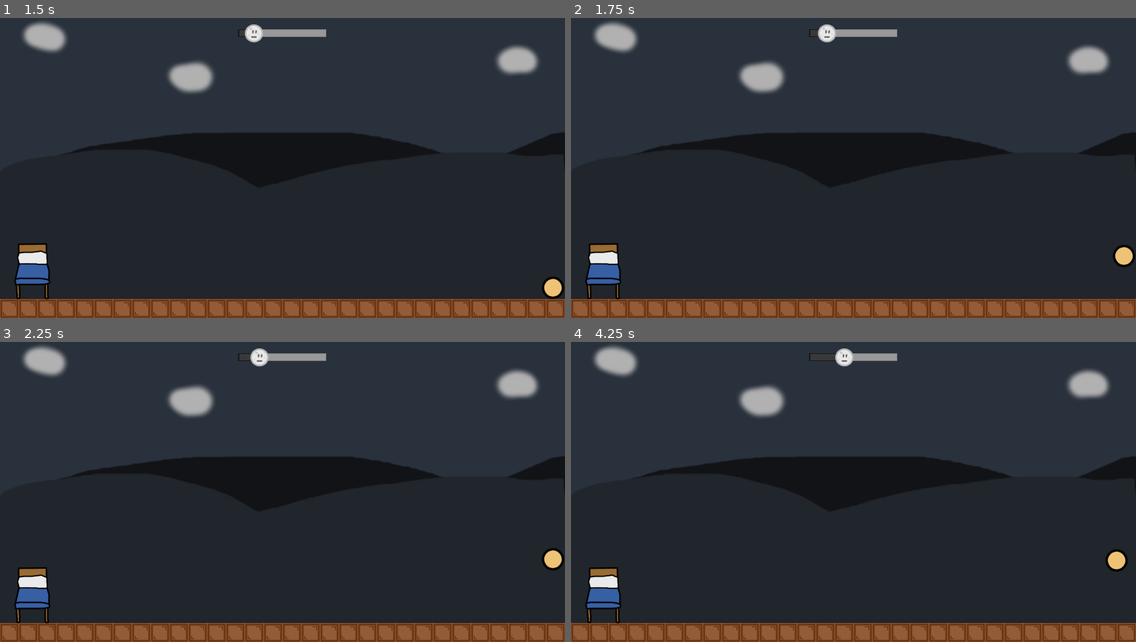
Above: before the commit, frames 1-4 (two rows, left to right).
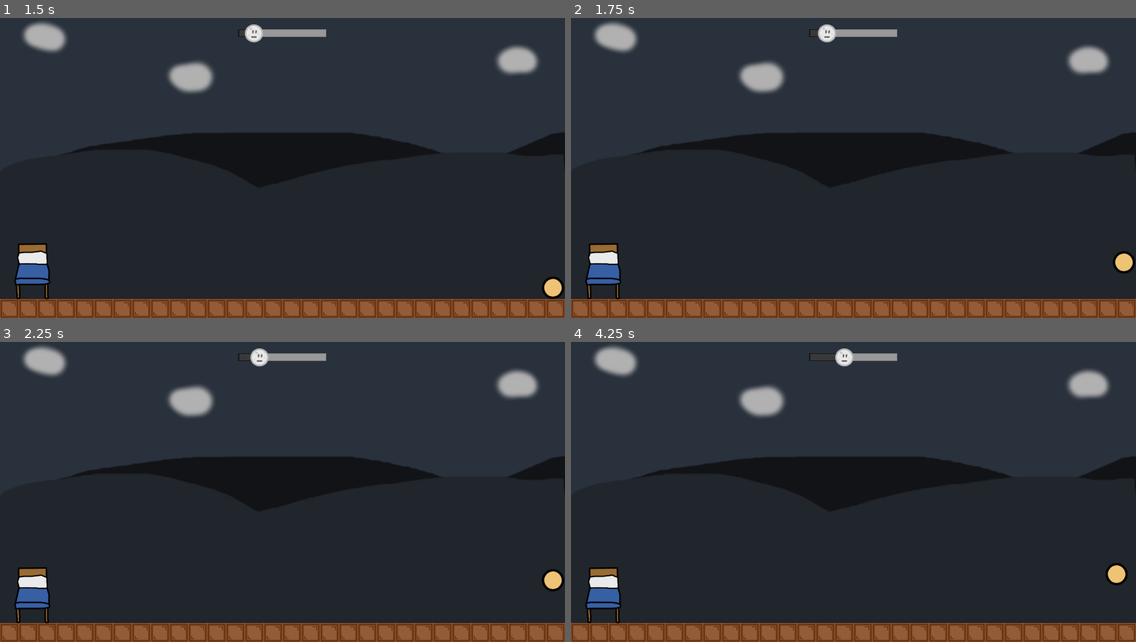
Above: after the commit, the same moments.

Repository: moisesjbc/a-la-cama
Game: Godot game, scene res://gui/menus/main_menu/main_menu.tscn
Same seed, same stepped clock (60 frames per second), same inputs: the game is played once before the commit and once after it.
Inputs:
- Up to frame 1 (1.5 s): click "JUGAR" at 0.5 s; tap Enter at 1.25 s; hold D (ui_right) from 1.28 s (still down)
- Up to frame 2 (1.75 s): keep holding D (ui_right); tap Space at 1.52 s
- Up to frame 3 (2.25 s): keep holding D (ui_right)
- Up to frame 4 (4.25 s): tap Space at 2.27, 3.77 s; release D (ui_right) at 2.78 s; hold A (ui_left) 2.78-3.53 s; hold D (ui_right) from 3.53 s (still down)

Frame 1 is identical in both runs. In frame 2, 0.2% of the frame differs, in the area x 95-100%, y 75-86%; in frame 3, 0.4%, in the area x 95-100%, y 68-84%; in frame 4, 0.4%.

Commit message:
Add level section a4 including gravity platform

Diff:
--- /dev/null
+++ b/godot-project/gameplay/gravity_platform/gravity_platform.gd
@@ -0,0 +1,10 @@
+extends Area2D
+
+
+func _ready():
+	$arrow_sprite/animation_player.play("arrow_movement")
+
+
+func _on_gravity_platform_body_entered(body):
+	if body.name == "player":
+		body.invert_gravity()
--- /dev/null
+++ b/godot-project/gameplay/gravity_platform/gravity_platform.tscn
@@ -0,0 +1,93 @@
+[gd_scene load_steps=8 format=2]
+
+[ext_resource path="res://gameplay/gravity_platform/gravity_platform.png" type="Texture" id=1]
+[ext_resource path="res://gameplay/gravity_platform/gradient.png" type="Texture" id=2]
+[ext_resource path="res://gameplay/gravity_platform/arrow.png" type="Texture" id=3]
+[ext_resource path="res://gameplay/gravity_platform/gravity_platform.gd" type="Script" id=4]
+
+[sub_resource type="Animation" id=3]
+length = 0.001
+tracks/0/type = "value"
+tracks/0/path = NodePath(".:modulate")
+tracks/0/interp = 1
+tracks/0/loop_wrap = true
+tracks/0/imported = false
+tracks/0/enabled = true
+tracks/0/keys = {
+"times": PoolRealArray( 0 ),
+"transitions": PoolRealArray( 1 ),
+"update": 0,
+"values": [ Color( 1, 1, 1, 0 ) ]
+}
+tracks/1/type = "value"
+tracks/1/path = NodePath(".:position")
+tracks/1/interp = 1
+tracks/1/loop_wrap = true
+tracks/1/imported = false
+tracks/1/enabled = true
+tracks/1/keys = {
+"times": PoolRealArray( 0 ),
+"transitions": PoolRealArray( 1 ),
+"update": 0,
+"values": [ Vector2( -1, 24 ) ]
+}
+
+[sub_resource type="Animation" id=2]
+resource_name = "arrow_movement"
+length = 2.0
+loop = true
+tracks/0/type = "value"
+tracks/0/path = NodePath(".:modulate")
+tracks/0/interp = 1
+tracks/0/loop_wrap = true
+tracks/0/imported = false
+tracks/0/enabled = true
+tracks/0/keys = {
+"times": PoolRealArray( 0, 1, 2 ),
+"transitions": PoolRealArray( 1, 1, 1 ),
+"update": 0,
+"values": [ Color( 1, 1, 1, 0 ), Color( 1, 1, 1, 1 ), Color( 1, 1, 1, 0 ) ]
+}
+tracks/1/type = "value"
+tracks/1/path = NodePath(".:position")
+tracks/1/interp = 1
+tracks/1/loop_wrap = true
+tracks/1/imported = false
+tracks/1/enabled = true
+tracks/1/keys = {
+"times": PoolRealArray( 0, 1, 2 ),
+"transitions": PoolRealArray( 1, 1, 1 ),
+"update": 0,
+"values": [ Vector2( -1, 30 ), Vector2( -1, 15 ), Vector2( -1, 0 ) ]
+}
+
+[sub_resource type="RectangleShape2D" id=1]
+extents = Vector2( 31.5, 38 )
+
+[node name="gravity_platform" type="Area2D"]
+collision_layer = 64
+script = ExtResource( 4 )
+
+[node name="platform_sprite" type="Sprite" parent="."]
+position = Vector2( -3, 0 )
+texture = ExtResource( 1 )
+
+[node name="gradient_sprite" type="Sprite" parent="."]
+position = Vector2( -3, 0 )
+texture = ExtResource( 2 )
+
+[node name="arrow_sprite" type="Sprite" parent="."]
+modulate = Color( 1, 1, 1, 0 )
+position = Vector2( -1, 24 )
+scale = Vector2( 0.75, 0.75 )
+texture = ExtResource( 3 )
+
+[node name="animation_player" type="AnimationPlayer" parent="arrow_sprite"]
+anims/RESET = SubResource( 3 )
+anims/arrow_movement = SubResource( 2 )
+
+[node name="collision_shape" type="CollisionShape2D" parent="."]
+position = Vector2( -1.5, 26 )
+shape = SubResource( 1 )
+
+[connection signal="body_entered" from="." to="." method="_on_gravity_platform_body_entered"]
--- a/godot-project/gameplay/level/level.gd
+++ b/godot-project/gameplay/level/level.gd
@@ -1,6 +1,7 @@
 extends Node2D
 
 signal player_reached_bed
+export var enforced_alternative_scene_name: String = ""
 
 
 var alternative_defs = [
@@ -51,7 +52,10 @@
 	if current_level_index % 2 == 1:
 		fixed_elements_scale = -1
 
-	update_valid_alternatives(current_level_index)
+	if enforced_alternative_scene_name == "":
+		update_valid_alternatives(current_level_index)
+	else:
+		valid_alternatives = [load("res://gameplay/level_section/alternatives/" + enforced_alternative_scene_name + ".tscn")]
 
 	$fixed_elements.scale.x = fixed_elements_scale
 	for level_section in $level_sections.get_children():
--- /dev/null
+++ b/godot-project/gameplay/level_section/alternatives/a4.tscn
@@ -0,0 +1,34 @@
+[gd_scene load_steps=5 format=2]
+
+[ext_resource path="res://gameplay/tilesets/obstacles_tileset/obstacles_tileset.tres" type="TileSet" id=1]
+[ext_resource path="res://gameplay/level_section/obstacles.gd" type="Script" id=2]
+[ext_resource path="res://gameplay/tilesets/terrain_tileset/terrain_tileset.tres" type="TileSet" id=3]
+[ext_resource path="res://gameplay/gravity_platform/gravity_platform.tscn" type="PackedScene" id=4]
+
+[node name="a4" type="Node2D"]
+
+[node name="terrain" type="TileMap" parent="."]
+tile_set = ExtResource( 3 )
+collision_layer = 2
+format = 1
+tile_data = PoolIntArray( -131073, 0, 0, -196608, 0, 0, -65541, 0, 0, -65540, 0, 0, -65539, 0, 0, -65538, 0, 0, -131071, 0, 0, -131070, 0, 0, -131069, 0, 0, -131068, 0, 0 )
+
+[node name="obstacles" type="Area2D" parent="."]
+collision_layer = 32
+script = ExtResource( 2 )
+
+[node name="obstacles" type="TileMap" parent="obstacles"]
+tile_set = ExtResource( 1 )
+collision_use_parent = true
+collision_layer = 32
+format = 1
+tile_data = PoolIntArray( -65537, 1610612736, 0, -131072, 1610612736, 0, 458748, 0, 0, 458749, 0, 0, 458750, 0, 0, 458751, 0, 0, 393216, 0, 0, 393217, 0, 0, 393218, 0, 0, 393219, 0, 0 )
+
+[node name="gravity_platform" parent="." instance=ExtResource( 4 )]
+position = Vector2( 289, 385 )
+
+[node name="gravity_platform2" parent="." instance=ExtResource( 4 )]
+position = Vector2( -286, 3 )
+scale = Vector2( 1, -1 )
+
+[connection signal="body_entered" from="obstacles" to="obstacles" method="_on_obstacles_body_entered"]
--- a/godot-project/gameplay/player/player.gd
+++ b/godot-project/gameplay/player/player.gd
@@ -2,7 +2,7 @@
 
 export var GRAVITY: int = 1000
 export var SPEED: int = 500
-const UP: Vector2 = Vector2(0, -1)
+var UP: Vector2 = Vector2(0, -1)
 export var JUMP_SPEED: int = 500
 
 var vertical_speed = 0
@@ -11,6 +11,10 @@
 
 
 func restart():
+	print("Restart gravity? (" + str(GRAVITY) + "): " + str((GRAVITY < 0)))
+	GRAVITY = 1000
+	JUMP_SPEED = 500
+	UP = Vector2(0, -1)
 	$sprite.visible = true
 	$z_particles.emitting = false
 
@@ -44,3 +48,16 @@
 func sleep():
 	$sprite.visible = false
 	$z_particles.emitting = true
+
+
+func invert_gravity():
+	GRAVITY *= -1
+	JUMP_SPEED *= -1
+	UP.y *= -1
+	print("GRAVITY INVERTED ", GRAVITY)
+	print("JUMP_SPEED INVERTED ", JUMP_SPEED)
+	print("UP INVERTED ", UP)
+
+
+func _on_visibility_notifier_viewport_exited(viewport):
+	destroy()
--- a/godot-project/gameplay/player/player.tscn
+++ b/godot-project/gameplay/player/player.tscn
@@ -35,3 +35,9 @@
 initial_velocity = 122.0
 angular_velocity = 1.0
 angular_velocity_random = 1.0
+
+[node name="visibility_notifier" type="VisibilityNotifier2D" parent="."]
+position = Vector2( 2.14577e-06, 8.34465e-07 )
+scale = Vector2( 3.25, 3.625 )
+
+[connection signal="viewport_exited" from="visibility_notifier" to="." method="_on_visibility_notifier_viewport_exited"]
--- a/godot-project/project.godot
+++ b/godot-project/project.godot
@@ -59,6 +59,7 @@
 2d_physics/layer_4="moon"
 2d_physics/layer_5="wall"
 2d_physics/layer_6="spike"
+2d_physics/layer_7="gravity_platform"
 
 [physics]
 
Binary file added: godot-project/gameplay/gravity_platform/arrow.png
Not shown, added: godot-project/gameplay/gravity_platform/arrow.png.import
Binary file added: godot-project/gameplay/gravity_platform/gradient.png
Not shown, added: godot-project/gameplay/gravity_platform/gradient.png.import
Binary file added: godot-project/gameplay/gravity_platform/gravity_platform.png
Not shown, added: godot-project/gameplay/gravity_platform/gravity_platform.png.import
Not shown, added: design/arrow.xcf
Not shown, added: design/gravity_platform.xcf
